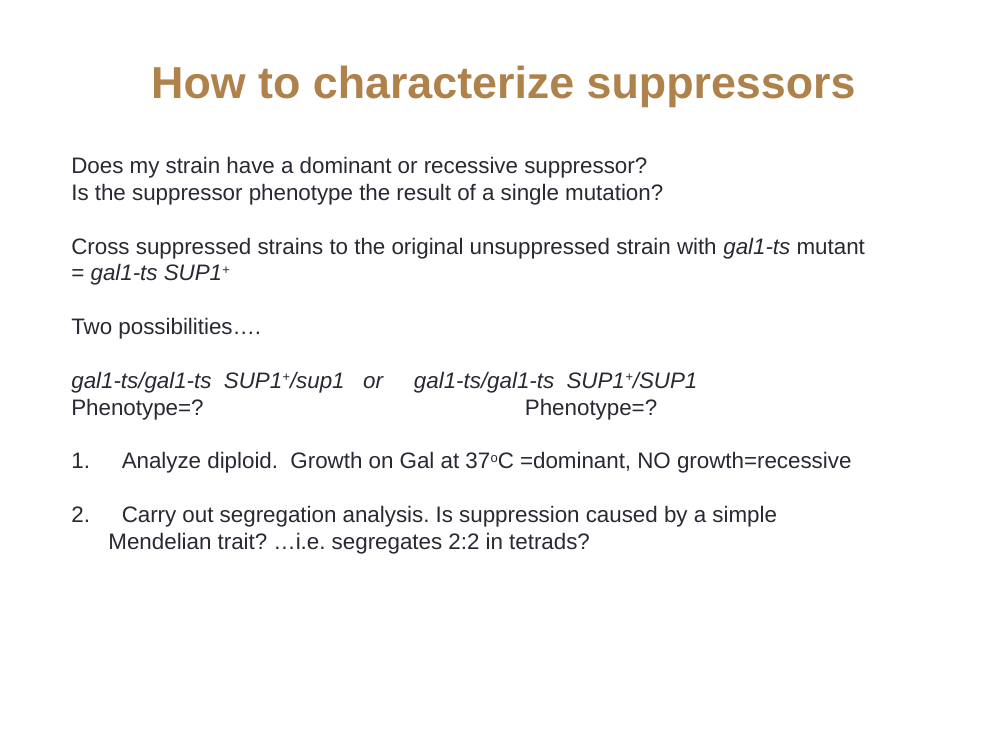
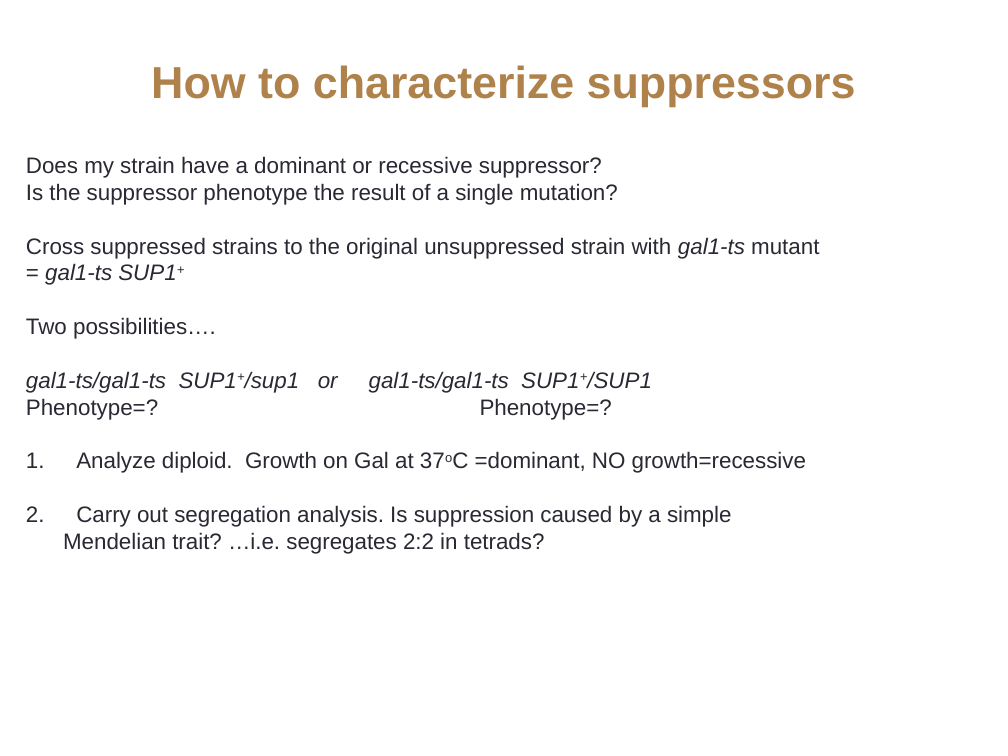
Before and after one commit to JustinRRigby/graduateschoolclasses, a slide deck: slide 9 of Fall_2017/GAMO/lectures/Dougs_Lectures/GAMO2017-Lecture #6.pptx (slide 8 before the commit). Drawn at 1008x756 pixels with LibreOffice and Linux fonts; fonts in the diff are those of the drawing. Boxes give left, top, right and bottom in pixels: in the first picture for what was removed or moved away, otherwise in the second. Text is boxed around its words. In the diff, an @@ line names an element or a change of style, - is before the commit and + after.

```diff
--- a/Fall_2017/GAMO/lectures/Dougs_Lectures/GAMO2017-Lecture #6.pptx
+++ b/Fall_2017/GAMO/lectures/Dougs_Lectures/GAMO2017-Lecture #6.pptx
@@ text "Does my strain have a ..." moved from (x1=71, y1=156, x2=865, y2=554) to (x1=26, y1=156, x2=819, y2=554) @@
```
Also in this commit, not shown: 33 other slides changed, 1 slide added, 7 other files.
